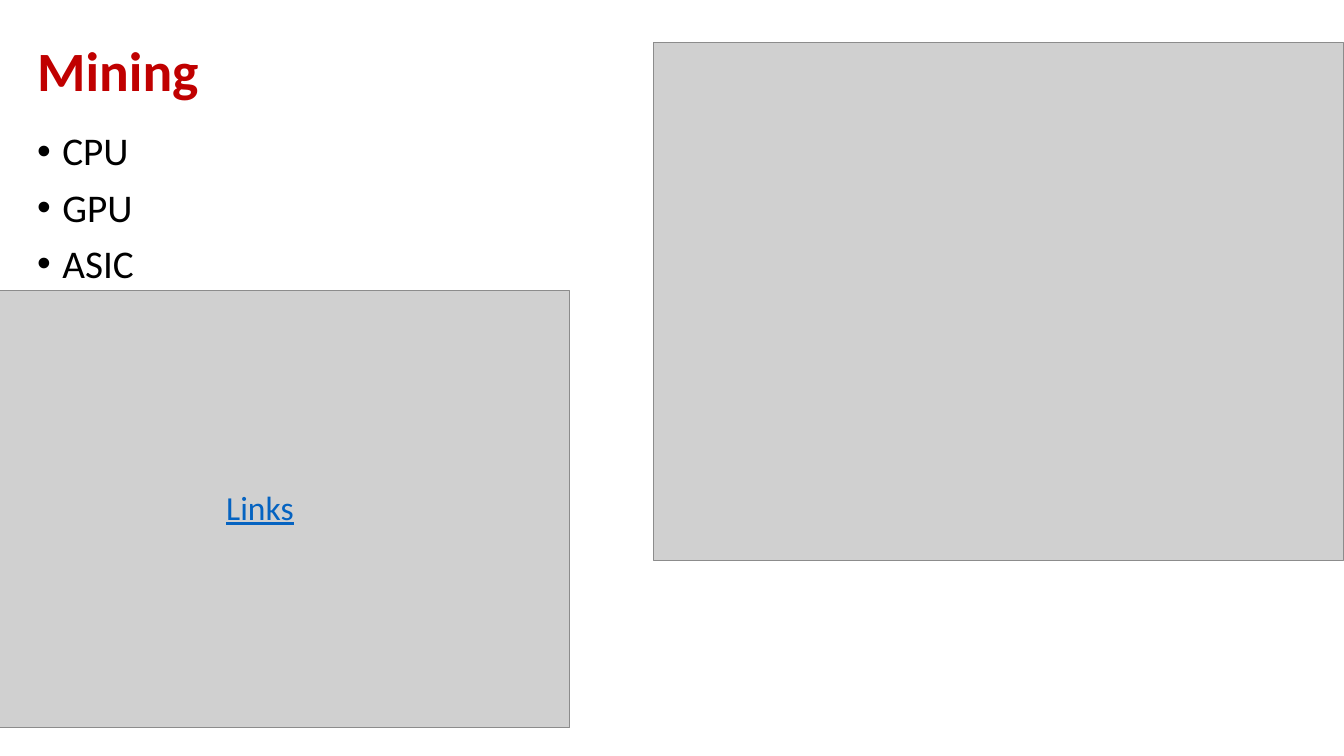
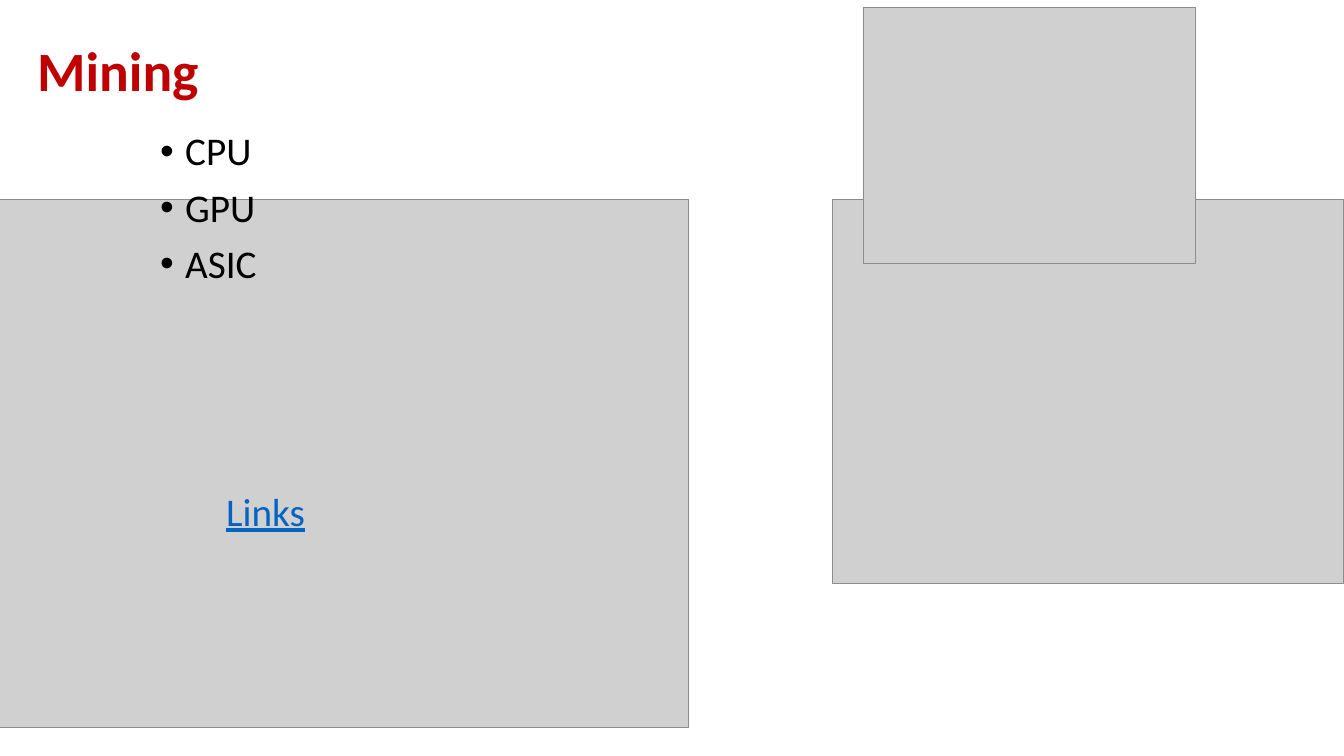
Before and after one commit to andyplusplus/blockchain, a slide deck: slide 1 of how_bitcoin_works/How_02_Mining_blocks_blockchain.pptx. Drawn at 1344x756 pixels with LibreOffice and Linux fonts; fonts in the diff are those of the drawing; grey boxes stand for pictures; background and template pictures are left out. Boxes give left, top, right and bottom in pixels: in the first picture for what was removed or moved away, otherwise in the second. Text is boxed around its words. In the diff, an @@ line names an element or a change of style, - is before the commit and + after.

```diff
--- a/how_bitcoin_works/How_02_Mining_blocks_blockchain.pptx
+++ b/how_bitcoin_works/How_02_Mining_blocks_blockchain.pptx
@@ picture added at (864, 8, 1196, 263) @@
@@ text "CPU": place and size @@
-text "CPU" at (62, 139, 133, 279)
+text "CPU" at (185, 139, 256, 279)
@@ picture: place and size @@
-picture at (0, 290, 570, 728)
+picture at (0, 200, 689, 728)
@@ picture: place and size @@
-picture at (653, 42, 1344, 561)
+picture at (833, 200, 1344, 584)
@@ text "Links" at (226, 498, 305, 532): size 24 to 28 pt @@
```
Also in this commit, not shown: 2 other slides changed, 1 slide removed, 10 other files.
